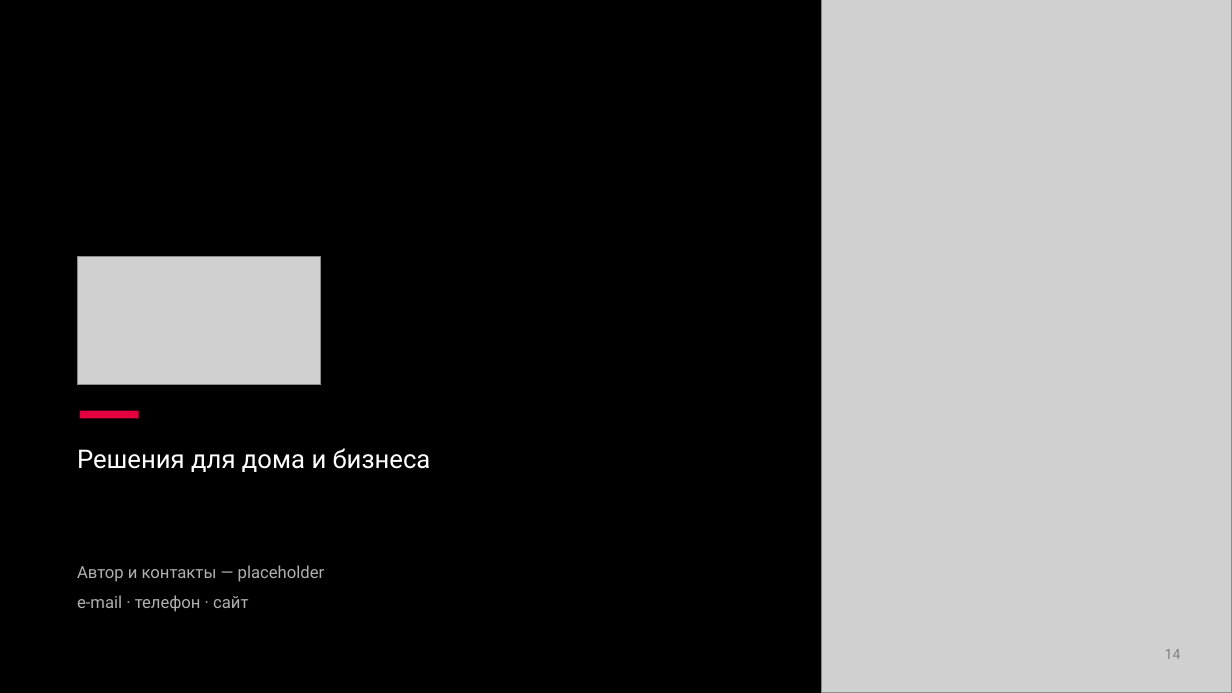
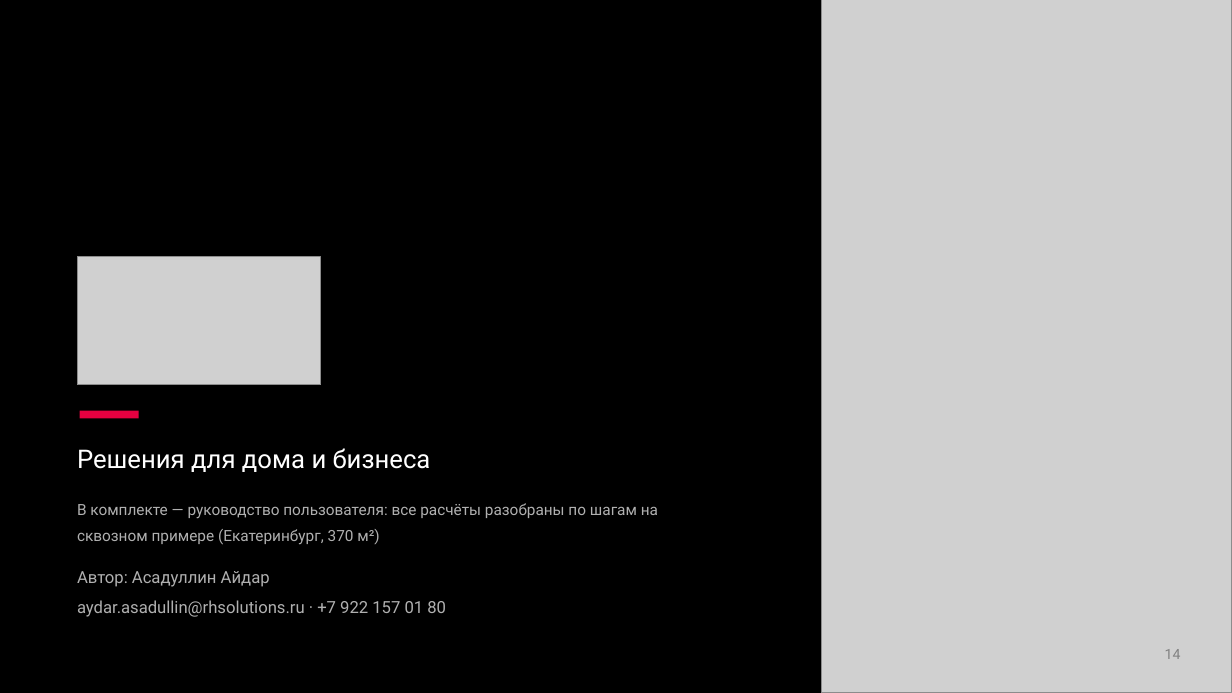
Before and after one commit to aidarinasadullin-coder/AceReh, a slide deck: slide 14 of Презентация/готовые/РЕХАУ Калькулятор снеготаяния — техническая презентация.pptx. Drawn at 1232x693 pixels with LibreOffice and Linux fonts; fonts in the diff are those of the drawing; grey boxes stand for pictures. Boxes give left, top, right and bottom in pixels: in the first picture for what was removed or moved away, otherwise in the second. Text is boxed around its words. In the diff, an @@ line names an element or a change of style, - is before the commit and + after.

```diff
--- a/Презентация/готовые/РЕХАУ Калькулятор снеготаяния — техническая презентация.pptx
+++ b/Презентация/готовые/РЕХАУ Калькулятор снеготаяния — техническая презентация.pptx
@@ text at (x1=77, y1=503, x2=658, y2=545): text changed; size 13 to 12 pt @@
-Автор и контакты — placeholder
-e-mail · телефон · сайт
+В комплекте — руководство пользователя: все расчёты разобраны по шагам на сквозном примере (Екатеринбург, 370 м²)
@@ text added at (x1=77, y1=571, x2=446, y2=617), 13 pt, text #B0B0B0 @@
+Автор: Асадуллин Айдар
+aydar.asadullin@rhsolutions.ru · +7 922 157 01 80
```
Also in this commit, not shown: 4 other slides changed, 3 other files.
